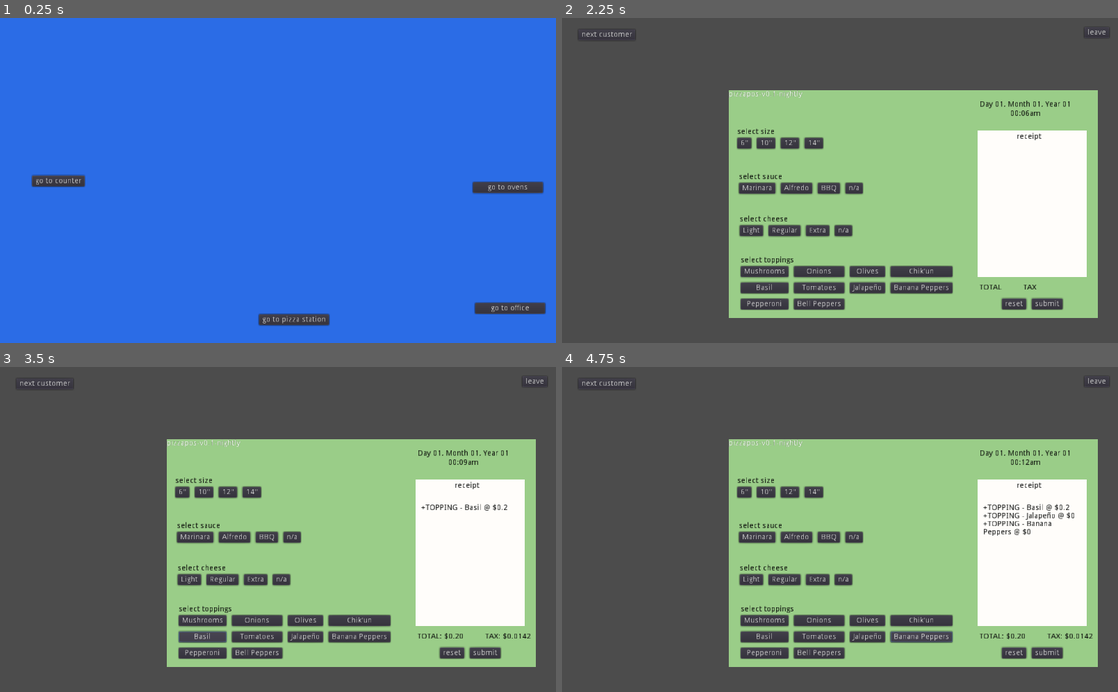
Above: before the commit, frames 1-4 (two rows, left to right).
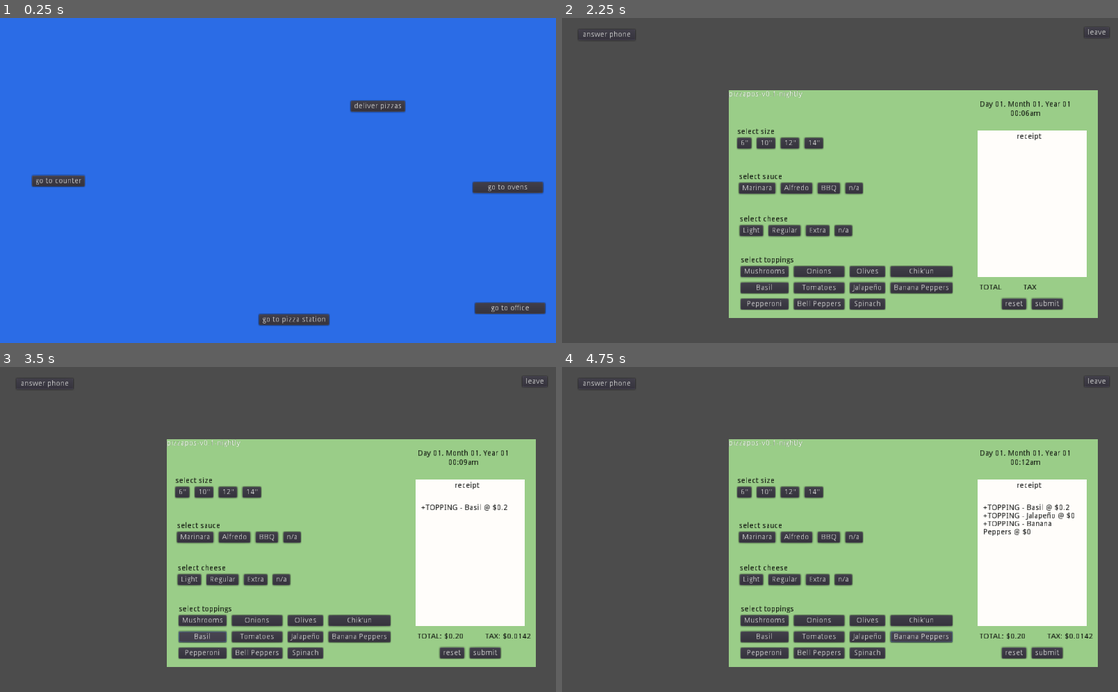
Above: after the commit, the same moments.

Repository: lstebner/pizzatheworld
Game: Godot game, scene res://scenes/PizzaShop.tscn
Same seed, same stepped clock (60 frames per second), same inputs: the game is played once before the commit and once after it.
Inputs (mouse positions are in pixels of both pictures, inside the frame that each line leads up to):
- Up to frame 1 (0.25 s): no input
- Up to frame 2 (2.25 s): click (940, 105) at 0.5 s, where only the run after the commit has a clickable "deliver pizzas"; click (1095, 34) at 1.25 s, where only the run after the commit has a clickable "leave"; click "go to counter" at 2 s
- Up to frame 3 (3.5 s): click "Basil" at 2.75 s
- Up to frame 4 (4.75 s): click "Jalapeño" at 3.5 s; click "Banana Peppers" at 4.25 s

The runs differ from the first frame. In frame 1, 0.4% of the frame differs, in the area x 62-73%, y 25-30%; in frame 2, 0.3%; in frame 3, 0.3%; in frame 4, 0.3%.

Commit message:
wip still: some refactoring and some new models
  a lot of stuff in here, ultimately just a wip in progress but
  contains:
  - PRICES moved to Constants
  - new Models class Phone
  - new Models class Oven
  - new class ResidentsFactory added to Player
  - added spinach
  - adding some names for customers

Diff:
--- a/Constants.gd
+++ b/Constants.gd
@@ -28,6 +28,7 @@
 	sauce,
 	cheese,
 	tax,
+	timestamp,
 	total,
 }
 
@@ -49,6 +50,7 @@
 	bananaPeppers,
 	pepperoni,
 	bellPeppers,
+	spinach,
 }
 
 enum SAUCES {
@@ -71,3 +73,47 @@
 	PIZZA_SIZES.twelve: 11,
 	PIZZA_SIZES.fourteen: 16,
 }
+
+enum ORDER_STATUSES {
+	new,
+	fulfilled,
+}
+
+var CUSTOMER_NAMES = ["Jensen", "Frank", "Lucille", "Hope", "Max", "Macy", "Cory", "Kelsey", "George", "Casey"]
+
+enum PHONE_SIGNALS {
+	ringing,
+	busy,
+	answered,
+	hang_up,
+}
+
+
+var PRICES = {
+	RECEIPT_LINE_ITEMS.topping: {
+		TOPPINGS.mushrooms: .5,
+		TOPPINGS.olives: .3,
+		TOPPINGS.chikun: 1,
+		TOPPINGS.basil: .2,
+		TOPPINGS.tomatoes: .2,
+		TOPPINGS.onions: .15,
+	},
+	RECEIPT_LINE_ITEMS.sauce: {
+		SAUCES.alfredo: 1,
+		SAUCES.marinara: .5,
+		SAUCES.bbq: 1.3,
+		SAUCES.none: 0,
+	},
+	RECEIPT_LINE_ITEMS.cheese: {
+		CHEESES.light: .75,
+		CHEESES.normal: 1,
+		CHEESES.heavy: 2,
+		CHEESES.none: 0,
+	},
+	RECEIPT_LINE_ITEMS.size: {
+		PIZZA_SIZES.six: 4,
+		PIZZA_SIZES.ten: 7,
+		PIZZA_SIZES.twelve: 10,
+		PIZZA_SIZES.fourteen: 12,
+	}
+}
--- a/Models.gd
+++ b/Models.gd
@@ -132,35 +132,7 @@
 	var status = Constants.RECEIPT_STATUSES.new
 	var lineItems = []
 	var items = []
-
-	var PRICES = {
-		Constants.RECEIPT_LINE_ITEMS.topping: {
-			Constants.TOPPINGS.mushrooms: .5,
-			Constants.TOPPINGS.olives: .3,
-			Constants.TOPPINGS.chikun: 1,
-			Constants.TOPPINGS.basil: .2,
-			Constants.TOPPINGS.tomatoes: .2,
-			Constants.TOPPINGS.onions: .15,
-		},
-		Constants.RECEIPT_LINE_ITEMS.sauce: {
-			Constants.SAUCES.alfredo: 1,
-			Constants.SAUCES.marinara: .5,
-			Constants.SAUCES.bbq: 1.3,
-			Constants.SAUCES.none: 0,
-		},
-		Constants.RECEIPT_LINE_ITEMS.cheese: {
-			Constants.CHEESES.light: .75,
-			Constants.CHEESES.normal: 1,
-			Constants.CHEESES.heavy: 2,
-			Constants.CHEESES.none: 0,
-		},
-		Constants.RECEIPT_LINE_ITEMS.size: {
-			Constants.PIZZA_SIZES.six: 4,
-			Constants.PIZZA_SIZES.ten: 7,
-			Constants.PIZZA_SIZES.twelve: 10,
-			Constants.PIZZA_SIZES.fourteen: 12,
-		}
-	}
+	var timeCreated = null
 
 	func changeStatus(newStatus):
 		status = newStatus
@@ -171,8 +143,10 @@
 
 		if type == Constants.RECEIPT_LINE_ITEMS.tax or type == Constants.RECEIPT_LINE_ITEMS.total:
 			cost = value
-		elif PRICES.has(type) and PRICES[type].has(value):
-			cost = PRICES[type][value]
+		elif type == Constants.RECEIPT_LINE_ITEMS.timestamp:
+			cost = "-"
+		elif Constants.PRICES.has(type) and Constants.PRICES[type].has(value):
+			cost = Constants.PRICES[type][value]
 
 		lineItems.append([type, value, cost])
 
@@ -223,6 +197,8 @@
 
 		addLineItem(Constants.RECEIPT_LINE_ITEMS.tax, tax)
 		addLineItem(Constants.RECEIPT_LINE_ITEMS.total, total)
+		addLineItem(Constants.RECEIPT_LINE_ITEMS.timestamp, GlobalWorld.timestamp())
+		timeCreated = GlobalWorld.getCurrentTime()
 
 	func lineItemsString():
 		var items = ""
@@ -256,18 +232,22 @@
 				Constants.RECEIPT_LINE_ITEMS.total:
 					newLineItem = "=TOTAL - %s" % [cost]
 
+				Constants.RECEIPT_LINE_ITEMS.timestamp:
+					newLineItem = "TIME @ %s" % [value]
+
 			items += "\n%s" % newLineItem
 
 		return items
 
 class Customer:
-	var desiredPizzas = []
+	var Orders = []
+	var openOrder = null
+	var pizzaForOpenOrder = null
 	var rng = RandomNumberGenerator.new()
+	var name = ""
 
 	func _init():
-		rng.randomize()
-		for i in 5:
-			desiredPizzas.append(pickPizza())
+		name = Constants.CUSTOMER_NAMES[rng.randi() % Constants.CUSTOMER_NAMES.size()]
 
 	func pickPizza():
 		var pizza = Models.Pizza.new()
@@ -308,11 +288,20 @@
 
 		return toppings
 
+	func choosePizzaToOrder():
+		pizzaForOpenOrder = pickPizza()
+		return pizzaForOpenOrder
+
 	func dialogForOrder():
-		var chosenPizza = desiredPizzas[rng.randi() % desiredPizzas.size()]
+		var chosenPizza = choosePizzaToOrder()
 		var dialog = []
-		var greetings = ["hello", "hi", "good afternoon", "yo", ""]
+		var greetings = ["hello", "hi", "yo", ""]
 		var randomGreeting = greetings[rng.randi() % greetings.size()]
+
+		if GlobalWorld.currentDate.ampm == "am":
+			greetings.append("good morning")
+		else:
+			greetings.append("good afternoon")
 
 		# greeting
 		if randomGreeting != "":
@@ -343,3 +332,103 @@
 			dialog.append("and that's it!")
 
 		return dialog
+
+	func placeOrderWithReceipt(receipt, pizza):
+		var newOrder = Models.Order.new()
+		newOrder.setReceipt(receipt)
+		newOrder.setDesiredPizza(pizza)
+
+		Orders.append(newOrder)
+		openOrder = newOrder
+
+	func fulfillOrder(items):
+		openOrder.fulfill()
+
+class Order:
+	var desiredPizza = null
+	var fulfillmentPizza = null
+	var status = Constants.ORDER_STATUSES.new
+	var pizzasMatch = true
+	var receipt = null
+
+	func setDesiredPizza(pizza):
+		desiredPizza = pizza
+
+	func setReceipt(theReceipt):
+		receipt = theReceipt
+
+	func fulfill(pizza):
+		status = Constants.ORDER_STATUSES.fulfilled
+		fulfillmentPizza = pizza
+		pizzasMatch = checkIfPizzasMatch(desiredPizza, fulfillmentPizza)
+
+	func checkIfPizzasMatch(pizza1, pizza2):
+		print("checkIfPizzasMatch is not yet implemented")
+		return true
+
+class Phone:
+	signal line_disconnected
+	signal call_accepted(line)
+
+	var numLines = 1
+	var lines = [{
+		"isRinging": false,
+		"isBusy": false,
+		"disconnected": false,
+		"customer": null,
+	}]
+	var disconnectChance = .02
+	var rng = RandomNumberGenerator.new()
+
+	func incomingCall(customer):
+		var line = getOpenLine()
+
+		if line:
+			line.isRinging = true
+			line.customer = customer
+
+			if rng.randf() < disconnectChance:
+				lineDisconnected(line)
+
+			return Constants.PHONE_SIGNALS.ringing
+
+		return Constants.PHONE_SIGNALS.busy
+
+	func lineDisconnected(line):
+		line.disconnected = true
+
+	func acceptCallOnLine(lineId):
+		if (!lines[lineId].isRinging): return false
+		if (lines[lineId].disconnected):
+			emit_signal("line_disconnected")
+			return hangUpLine(lineId)
+
+		lines[lineId].isRinging = false
+		lines[lineId].isBusy = true
+		emit_signal("call_accepted", lines[lineId])
+
+	func hangUpLine(lineId):
+		lines[lineId].isRinging = false
+		lines[lineId].isBusy = false
+		lines[lineId].disconnected = false
+		lines[lineId].customer = null
+
+	func getOpenLine():
+		var openLine
+		for line in lines:
+			if line.isRinging == false and line.isBusy == false:
+				return line
+
+		return null
+
+class Oven:
+	var currentTemp = 0
+	var targetTemp = 0
+	var minTemp = 0
+	var maxTemp = 750
+	var style = "gas"
+	var material = "stainless_steel"
+	var max_capacity = 4
+	var turnedOn = false
+	var tempControlStepAmount = 50
+	var items = []
--- a/Names.gd
+++ b/Names.gd
@@ -9,16 +9,17 @@
 }
 
 var TOPPINGS = {
+	Constants.TOPPINGS.bananaPeppers: "Banana Peppers",
+	Constants.TOPPINGS.basil: "Basil",
+	Constants.TOPPINGS.bellPeppers: "Bell Peppers",
+	Constants.TOPPINGS.chikun: "Chik'un",
+	Constants.TOPPINGS.jalapeno: "Jalapeño",
 	Constants.TOPPINGS.mushrooms: "Mushrooms",
 	Constants.TOPPINGS.onions: "Onions",
 	Constants.TOPPINGS.olives: "Olives",
-	Constants.TOPPINGS.chikun: "Chik'un",
-	Constants.TOPPINGS.basil: "Basil",
+	Constants.TOPPINGS.pepperoni: "Pepperoni",
+	Constants.TOPPINGS.spinach: "Spinach",
 	Constants.TOPPINGS.tomatoes: "Tomatoes",
-	Constants.TOPPINGS.jalapeno: "Jalapeño",
-	Constants.TOPPINGS.bananaPeppers: "Banana Peppers",
-	Constants.TOPPINGS.pepperoni: "Pepperoni",
-	Constants.TOPPINGS.bellPeppers: "Bell Peppers"
 }
 
 var CHEESES = {
--- a/Player.gd
+++ b/Player.gd
@@ -9,18 +9,7 @@
 	var AvailablePans = Constants.PIZZA_SIZES
 	var AvailableSauces = Constants.SAUCES
 	var AvailableCheeses = Constants.CHEESES
-	var Ovens = [{
-		"currentTemp": 0,
-		"targetTemp": 0,
-		"minTemp": 200,
-		"maxTemp": 750,
-		"style": "gas",
-		"material": "stainless_steel",
-		"max_capacity": 4,
-		"turnedOn": false,
-		"tempControlStepAmount": 50,
-		"items": [],
-	}]
+	var Ovens = [Models.Oven.new()]
 	var Pizzas = []
 	var Stats = {
 		"pizzasMade": 0,
@@ -29,6 +18,7 @@
 		"customersServed": 0,
 	}
 	var Balance = 0
+	var Phone = Models.Phone.new()
 
 	var _id_incrementer = 0
 
@@ -36,4 +26,14 @@
 		_id_incrementer += 1
 		return _id_incrementer
 
+class ResidentsFactory:
+	var residents = []
+
+	func generateResident():
+		residents.append(Models.Customer.new())
+
+	func get(idx):
+		return residents[idx]
+
 var Shop = PizzaShop.new()
+var Residents = ResidentsFactory.new()
--- a/World.gd
+++ b/World.gd
@@ -30,6 +30,9 @@
 	timeSinceEpoch += delta
 	updateDate()
 
+func getCurrentTime():
+	return timeSinceEpoch
+
 func freezeTime():
 	timeIsFrozen = true
 
@@ -37,8 +40,20 @@
 	timeIsFrozen = false
 
 func updateDate():
-	var time = int(timeSinceEpoch)
-	if time == 0: return
+	currentDate = getDateFromEpochTime(timeSinceEpoch)
+
+func getDateFromEpochTime(epochTime):
+	var date = {
+		"hour": 0,
+		"minute": 0,
+		"dayOfMonth": 0,
+		"monthOfYear": 0,
+		"year": 0,
+		"ampm": "am",
+	}
+	var time = int(epochTime)
+
+	if time == 0: return date
 
 	var epochYears = floor(time / SECONDS_IN_YEAR)
 	var epochMonths = floor(time / SECONDS_IN_MONTH)
@@ -46,20 +61,25 @@
 	var epochHours = floor(time / SECONDS_IN_HOUR)
 	var epochMinutes = floor(time / SECONDS_IN_MINUTE)
 
-	currentDate.year = 1 + epochYears
-	currentDate.monthOfYear = 1 + epochMonths - epochYears * MONTHS_IN_YEAR
-	currentDate.dayOfMonth = 1 + epochDays - epochMonths * DAYS_IN_MONTH
-	currentDate.hour = int(epochHours) % HOURS_IN_DAY
-	currentDate.minute = int(epochMinutes) % SECONDS_IN_HOUR * (60 / SECONDS_IN_HOUR) # minutes are adjusted to act like a 60 minute clock regardless of how many minutes per hour the game ticks
+	date.year = 1 + epochYears
+	date.monthOfYear = 1 + epochMonths - epochYears * MONTHS_IN_YEAR
+	date.dayOfMonth = 1 + epochDays - epochMonths * DAYS_IN_MONTH
+	date.hour = int(epochHours) % HOURS_IN_DAY
+	date.minute = int(epochMinutes) % SECONDS_IN_HOUR * (60 / SECONDS_IN_HOUR) # minutes are adjusted to act like a 60 minute clock regardless of how many minutes per hour the game ticks
 
-	if currentDate.hour < HOURS_IN_DAY / 2:
-		currentDate.ampm = "am"
+	if date.hour < HOURS_IN_DAY / 2:
+		date.ampm = "am"
 	else:
-		currentDate.ampm = "pm"
+		date.ampm = "pm"
+
+	return date
 
 func formattedDateString():
 	return "Day %s, Month %s, Year %s\n%s:%s%s" % [zeroPad(currentDate.dayOfMonth), zeroPad(currentDate.monthOfYear), zeroPad(currentDate.year), zeroPad(currentDate.hour), zeroPad(currentDate.minute), currentDate.ampm]
 
+func timestamp():
+	return "%s/%s/%s %s:%s" % [currentDate.monthOfYear, currentDate.dayOfMonth, currentDate.year, currentDate.hour, currentDate.minute]
+
 func zeroPad(num):
 	if num < 10: return "0%s" % num
 	return "%s" % num
--- a/scenes/Counter.gd
+++ b/scenes/Counter.gd
@@ -4,7 +4,6 @@
 
 const DialogBubble = preload("res://scenes/DialogBubble.tscn")
 
-var customers = []
 var currentCustomerIndex = -1
 var currentDialogIndex = -1
 var orderDialog = null
@@ -12,8 +11,9 @@
 # Called when the node enters the scene tree for the first time.
 func _ready():
 	$LeaveButton.connect("pressed", self, "_on_leave_button_pressed")
-	$NextCustomerButton.connect("pressed", self, "_on_next_customer_button_pressed")
-	customers.append(Models.Customer.new())
+	$AnswerPhone.connect("pressed", self, "_on_answer_phone_pressed")
+	$POS.connect("receipt_finalized", self, "_on_pos_receipt_finalized")
+	Player.Residents.generateResident()
 
 func createDialogBubbleWithMessage(message):
 	var dialog = DialogBubble.instance()
@@ -30,11 +30,17 @@
 func _on_leave_button_pressed():
 	emit_signal("leave")
 
-func _on_next_customer_button_pressed():
+func _on_answer_phone_pressed():
+	# the way this method is working right now will evnetually change
+	# currently, it generates a resident on request and they say an
+	# order, but eventually residents will decide to call in on their
+	# own and this will simply answer the line
+	var customers = Player.Residents.residents
+
 	clearExistingDialogBubbles()
 	currentCustomerIndex += 1
 	if currentCustomerIndex > customers.size() - 1:
-		customers.append(Models.Customer.new())
+		Player.Shop.generateResident()
 
 	orderDialog = customers[currentCustomerIndex].dialogForOrder()
 	currentDialogIndex = 0
@@ -45,3 +51,11 @@
 
 	if currentDialogIndex < orderDialog.size():
 		createDialogBubbleWithMessage(orderDialog[currentDialogIndex])
+
+func _on_pos_receipt_finalized(receipt):
+	var customer = Player.Residents.get(currentCustomerIndex)
+
+	if !customer: return
+
+	var pizza = customer.pizzaForOpenOrder
+	customer.placeOrderWithReceipt(receipt, pizza)
--- a/scenes/Counter.tscn
+++ b/scenes/Counter.tscn
@@ -27,12 +27,12 @@
 [node name="POS" parent="." instance=ExtResource( 2 )]
 position = Vector2( 306.699, 133.821 )
 
-[node name="NextCustomerButton" type="Button" parent="."]
+[node name="AnswerPhone" type="Button" parent="."]
 margin_left = 29.9077
 margin_top = 20.9354
 margin_right = 134.908
 margin_bottom = 40.9354
-text = "next customer"
+text = "answer phone"
 __meta__ = {
 "_edit_use_anchors_": false
 }
--- /dev/null
+++ b/scenes/Deliveries.gd
@@ -0,0 +1,14 @@
+extends Node2D
+
+signal leave
+
+func _ready():
+	$LeaveButton.connect("pressed", self, "_on_leave_button_pressed")
+
+func setupOrdersList():
+	for customer in Player.Shop.OpenOrders:
+		#$open_orders/ItemList.add_item(oder.id)
+		pass
+
+func _on_leave_button_pressed():
+	emit_signal("leave")
--- /dev/null
+++ b/scenes/Deliveries.tscn
@@ -0,0 +1,44 @@
+[gd_scene load_steps=2 format=2]
+
+[ext_resource path="res://scenes/Deliveries.gd" type="Script" id=1]
+
+[node name="Deliveries" type="Node2D"]
+script = ExtResource( 1 )
+
+[node name="ColorRect" type="ColorRect" parent="."]
+margin_right = 1024.0
+margin_bottom = 600.0
+color = Color( 0.14902, 0.576471, 0.356863, 1 )
+__meta__ = {
+"_edit_use_anchors_": false
+}
+
+[node name="LeaveButton" type="Button" parent="."]
+margin_left = 958.948
+margin_top = 20.4163
+margin_right = 1004.95
+margin_bottom = 40.4163
+text = "leave"
+__meta__ = {
+"_edit_use_anchors_": false
+}
+
+[node name="open_orders" type="Node2D" parent="."]
+position = Vector2( 116.669, 131.723 )
+
+[node name="ItemList" type="ItemList" parent="open_orders"]
+margin_right = 240.0
+margin_bottom = 300.0
+__meta__ = {
+"_edit_use_anchors_": false
+}
+
+[node name="Label" type="Label" parent="open_orders"]
+margin_left = 0.765854
+margin_top = -24.5074
+margin_right = 40.7659
+margin_bottom = -10.5074
+text = "open orders::"
+__meta__ = {
+"_edit_use_anchors_": false
+}
--- a/scenes/POS.gd
+++ b/scenes/POS.gd
@@ -1,8 +1,9 @@
 extends Node2D
+
+signal receipt_finalized(receipt)
 
 var inputs = []
 var receipt = null
-
 
 func _ready():
 	reset()
@@ -54,6 +55,7 @@
 func submitReceipt():
 	receipt.finalize()
 	Player.Shop.OpenOrders.append(receipt)
+	emit_signal("receipt_finalized", receipt)
 	reset()
 
 func _on_size_button_pressed(size):
--- a/scenes/PizzaShop.gd
+++ b/scenes/PizzaShop.gd
@@ -5,6 +5,7 @@
 	Counter,
 	Office,
 	Ovens,
+	Deliveries,
 }
 
 const Places = {
@@ -12,6 +13,7 @@
 	locations.Ovens: null,
 	locations.Counter: null,
 	locations.Office: null,
+	locations.Deliveries: null,
 }
 
 
@@ -20,6 +22,7 @@
 	Places[locations.PizzaStation] = $locations/PizzaStation
 	Places[locations.Ovens] = $locations/Ovens
 	Places[locations.Counter] = $locations/Counter
+	Places[locations.Deliveries] = $locations/Deliveries
 
 	for location in Places.values():
 		if location:
@@ -29,6 +32,7 @@
 	$CounterButton.connect("pressed", self, "_on_location_button_pressed", [locations.Counter])
 	$OfficeButton.connect("pressed", self, "_on_location_button_pressed", [locations.Office])
 	$OvensButton.connect("pressed", self, "_on_location_button_pressed", [locations.Ovens])
+	$DeliveriesButton.connect("pressed", self, "_on_location_button_pressed", [locations.Deliveries])
 
 func _process(delta):
 	var openOrdersString = ""
--- a/scenes/PizzaShop.tscn
+++ b/scenes/PizzaShop.tscn
@@ -1,9 +1,10 @@
-[gd_scene load_steps=5 format=2]
+[gd_scene load_steps=6 format=2]
 
 [ext_resource path="res://scenes/PizzaShop.gd" type="Script" id=1]
 [ext_resource path="res://scenes/PizzaStation.tscn" type="PackedScene" id=2]
 [ext_resource path="res://scenes/Ovens.tscn" type="PackedScene" id=3]
 [ext_resource path="res://scenes/Counter.tscn" type="PackedScene" id=4]
+[ext_resource path="res://scenes/Deliveries.tscn" type="PackedScene" id=5]
 
 [node name="PizzaShop" type="Node2D"]
 script = ExtResource( 1 )
@@ -24,6 +25,18 @@
 margin_right = 156.0
 margin_bottom = 311.0
 text = "go to counter"
+__meta__ = {
+"_edit_use_anchors_": false
+}
+
+[node name="DeliveriesButton" type="Button" parent="." groups=[
+"shop_location_buttons",
+]]
+margin_left = 646.124
+margin_top = 153.035
+margin_right = 746.124
+margin_bottom = 173.035
+text = "deliver pizzas"
 __meta__ = {
 "_edit_use_anchors_": false
 }
@@ -77,19 +90,6 @@
 "_edit_use_anchors_": false
 }
 
-[node name="DeliveriesButton" type="Button" parent="." groups=[
-"shop_location_buttons",
-]]
-visible = false
-margin_left = 835.0
-margin_top = 22.0
-margin_right = 964.0
-margin_bottom = 42.0
-text = "deliveries"
-__meta__ = {
-"_edit_use_anchors_": false
-}
-
 [node name="locations" type="Node2D" parent="."]
 
 [node name="PizzaStation" parent="locations" instance=ExtResource( 2 )]
@@ -100,6 +100,9 @@
 
 [node name="Counter" parent="locations" instance=ExtResource( 4 )]
 position = Vector2( 14.1788, 1121.77 )
+
+[node name="Deliveries" parent="locations" instance=ExtResource( 5 )]
+position = Vector2( -1169.65, 1001.54 )
 
 [node name="CurrentSceneCamera" type="Camera2D" parent="."]
 anchor_mode = 0
